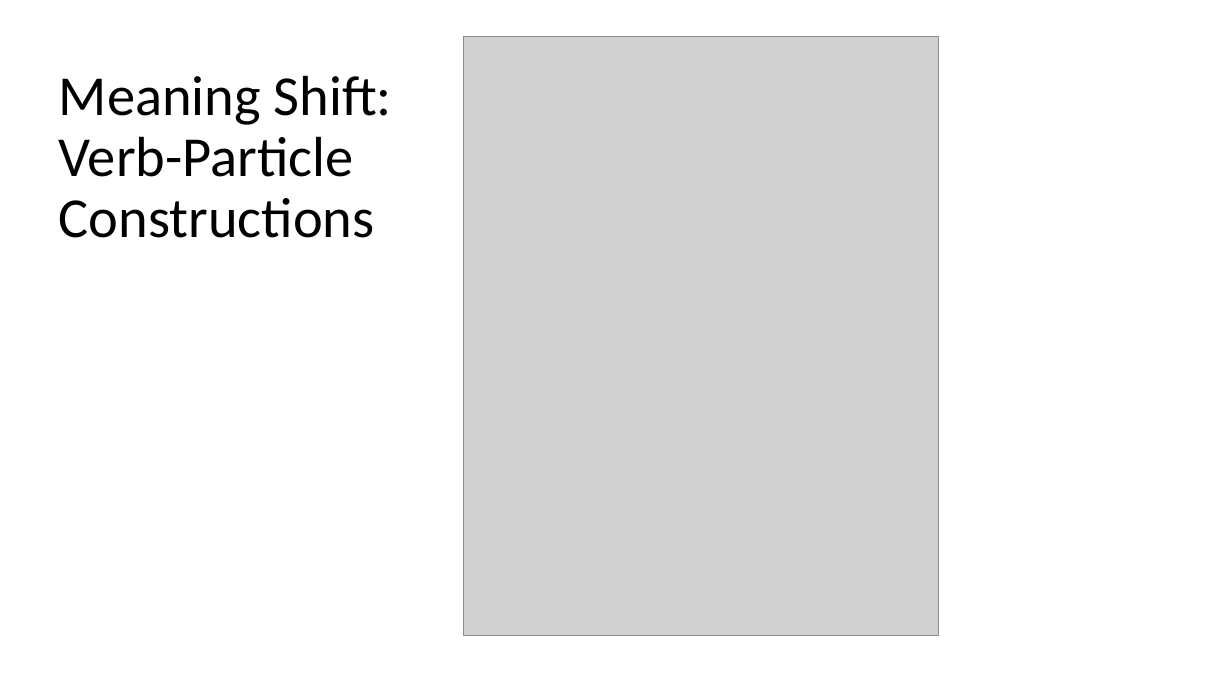
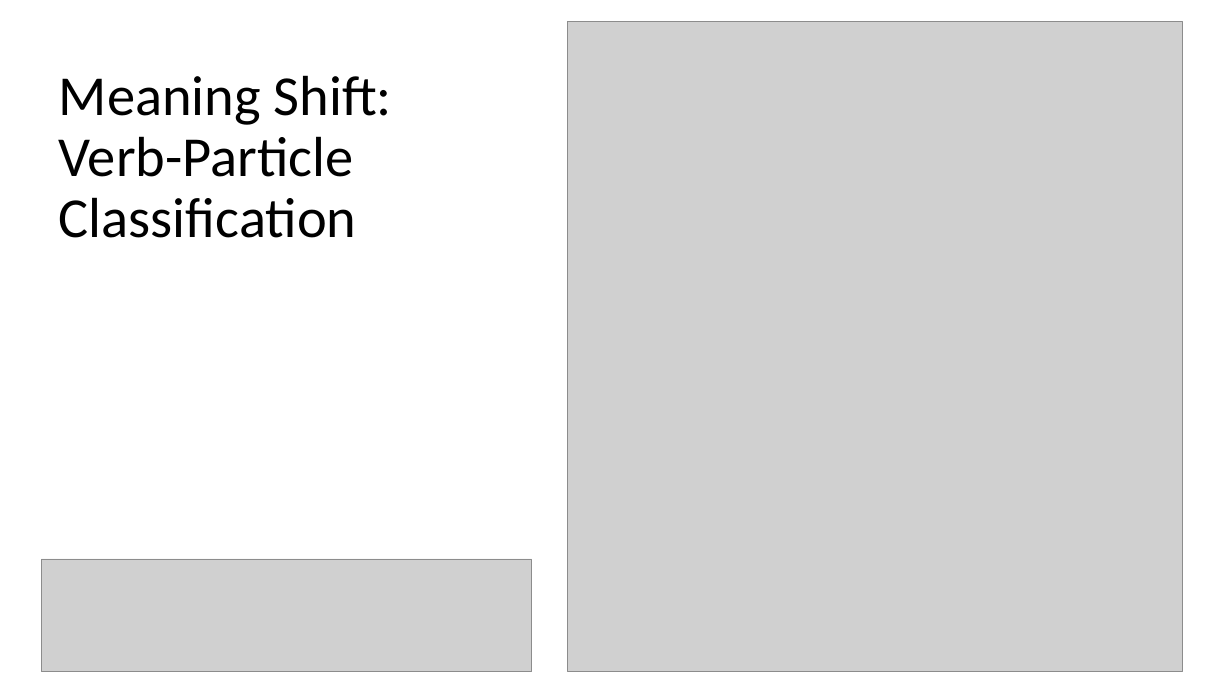
Before and after one commit to spacemanidol/AnalyzingNeuralLanguageModelsGroup1, a slide deck: slide 54 of PaperPresentation02202020.pptx (slide 50 before the commit). Drawn at 1232x693 pixels with LibreOffice and Linux fonts; fonts in the diff are those of the drawing; grey boxes stand for pictures. Boxes give left, top, right and bottom in pixels: in the first picture for what was removed or moved away, otherwise in the second. Text is boxed around its words. In the diff, an @@ line names an element or a change of style, - is before the commit and + after.

```diff
--- a/PaperPresentation02202020.pptx
+++ b/PaperPresentation02202020.pptx
@@ picture added at (x1=568, y1=21, x2=1183, y2=672) @@
@@ picture removed at (x1=464, y1=37, x2=939, y2=635) @@
@@ title at (x1=59, y1=75, x2=392, y2=238): text changed @@
-Meaning Shift: Verb-Particle Constructions
+Meaning Shift: Verb-Particle Classification
@@ picture added at (x1=42, y1=559, x2=532, y2=672) @@
```
Also in this commit, not shown: 13 other slides changed, 17 slides added, 8 slides removed.
